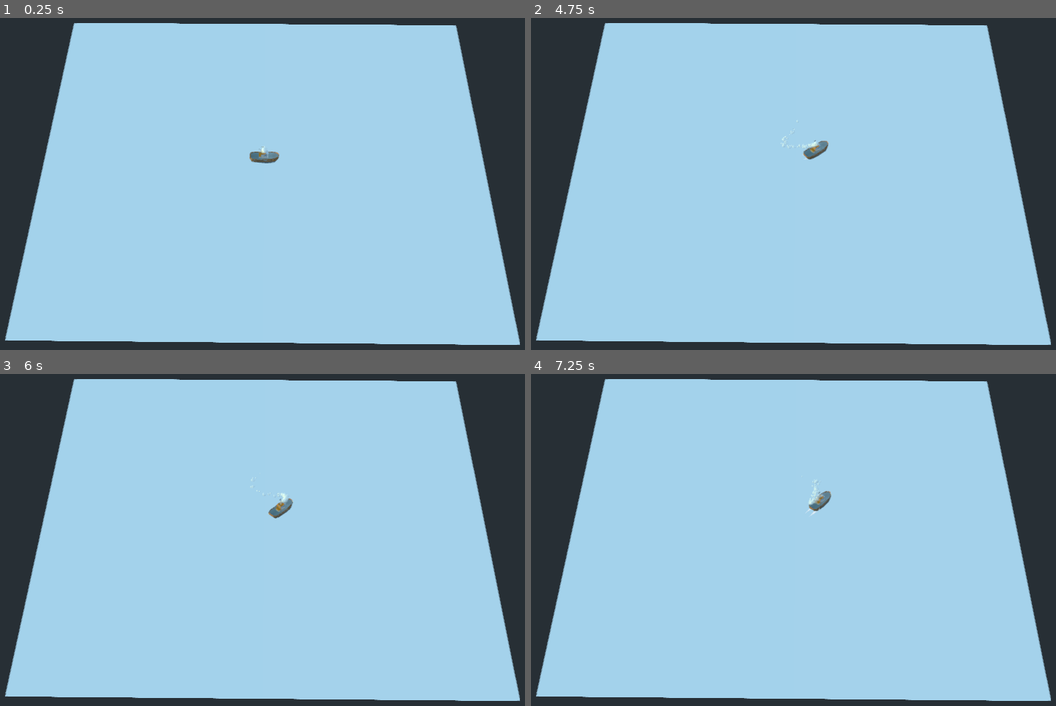
Above: before the commit, frames 1-4 (two rows, left to right).
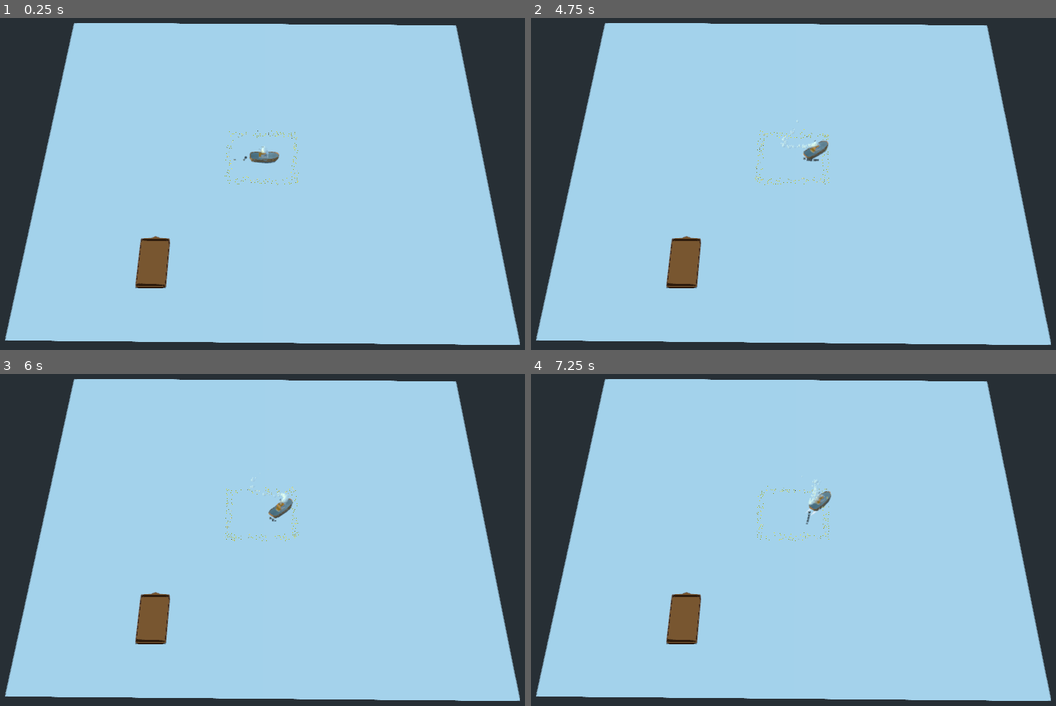
Above: after the commit, the same moments.

Repository: raczynskid/Tugboat
Game: Godot game, scene res://levels/LevelTemplate.tscn
Two runs of this game, one before a commit and one after it. Both use one fixed random seed, a clock stepped at 60 frames per second and the inputs below. This scene is started directly instead of the project's main scene.
Inputs:
- Up to frame 1 (0.25 s): no input
- Up to frame 2 (4.75 s): tap Enter (ui_accept) at 0.5, 0.77, 1.52, 3.02, 3.77, 4.52 s; hold Right (ui_right) 0.53-1.28 s; hold Down (ui_down) 1.28-2.03 s; hold Right (ui_right) 2.03-2.78 s; hold Up (ui_up) 2.78-3.53 s; hold Left (ui_left) from 3.53 s (still down)
- Up to frame 3 (6 s): release Left (ui_left) at 5.03 s; hold Down (ui_down) 5.03-5.78 s; hold Right (ui_right) from 5.78 s (still down)
- Up to frame 4 (7.25 s): tap Enter (ui_accept) at 6.02, 6.77 s; release Right (ui_right) at 6.53 s; hold Up (ui_up) from 6.53 s (still down)

The runs differ from the first frame. In frame 1, 1.0% of the frame differs, in the area x 25-57%, y 33-82%; in frame 2, 1.0%; in frame 3, 1.0%; in frame 4, 1.0%.

Commit message:
barge added to base level template

Diff:
--- a/levels/LevelTemplate.tscn
+++ b/levels/LevelTemplate.tscn
@@ -1,7 +1,10 @@
-[gd_scene load_steps=3 format=2]
+[gd_scene load_steps=6 format=2]
 
 [ext_resource path="res://world_objects/water.tscn" type="PackedScene" id=1]
 [ext_resource path="res://player_objects/Player.tscn" type="PackedScene" id=2]
+[ext_resource path="res://world_objects/gameplay_objects/unload_area.tscn" type="PackedScene" id=3]
+[ext_resource path="res://player_objects/Chain.tscn" type="PackedScene" id=4]
+[ext_resource path="res://player_objects/barge/Barge.tscn" type="PackedScene" id=5]
 
 [node name="Level" type="Spatial"]
 
@@ -28,3 +31,25 @@
 
 [node name="Player" parent="." instance=ExtResource( 2 )]
 transform = Transform( 1, 0, 0, 0, 1, 0, 0, 0, 1, 0, 1.69659, 0 )
+
+[node name="Unload" parent="." instance=ExtResource( 3 )]
+transform = Transform( 1, 0, 0, 0, 1, 0, 0, 0, 1, 0, 2.204, 0 )
+
+[node name="Chain" parent="." instance=ExtResource( 4 )]
+transform = Transform( 1, 0, 0, 0, 1, 0, 0, 0, 1, 0, 2.55343, 5.10975 )
+
+[node name="Hook1" parent="Chain/ChainLink" index="3"]
+nodes/node_b = NodePath("../../../Player")
+
+[node name="PinJoint" parent="Chain/ChainLink5" index="2"]
+nodes/node_a = NodePath("")
+
+[node name="Barge" parent="." instance=ExtResource( 5 )]
+transform = Transform( 1, 0, 0, 0, 1, 0, 0, 0, 1, 19.7887, 2.40606, 14.617 )
+
+[editable path="Chain"]
+[editable path="Chain/ChainLink"]
+[editable path="Chain/ChainLink2"]
+[editable path="Chain/ChainLink3"]
+[editable path="Chain/ChainLink4"]
+[editable path="Chain/ChainLink5"]
--- a/player_objects/Player.gd
+++ b/player_objects/Player.gd
@@ -1,7 +1,7 @@
 extends KinematicBody
 
 export var gravity = 0
-export var max_speed : float = 10
+export var max_speed : float = 6
 export var acceleration : float = 0.05
 export var deceleration : float = 0.03
 export var rot_speed : float = 0.6
